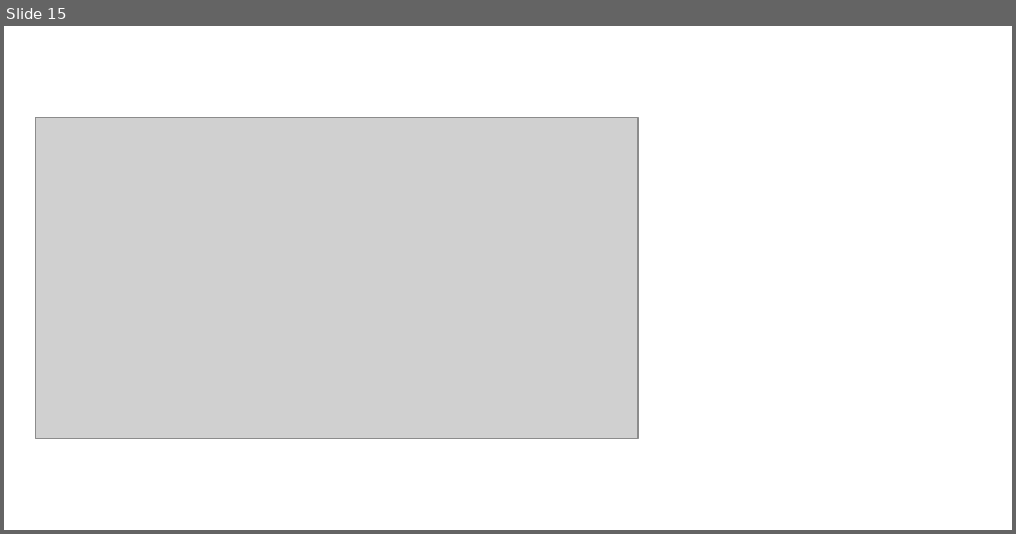
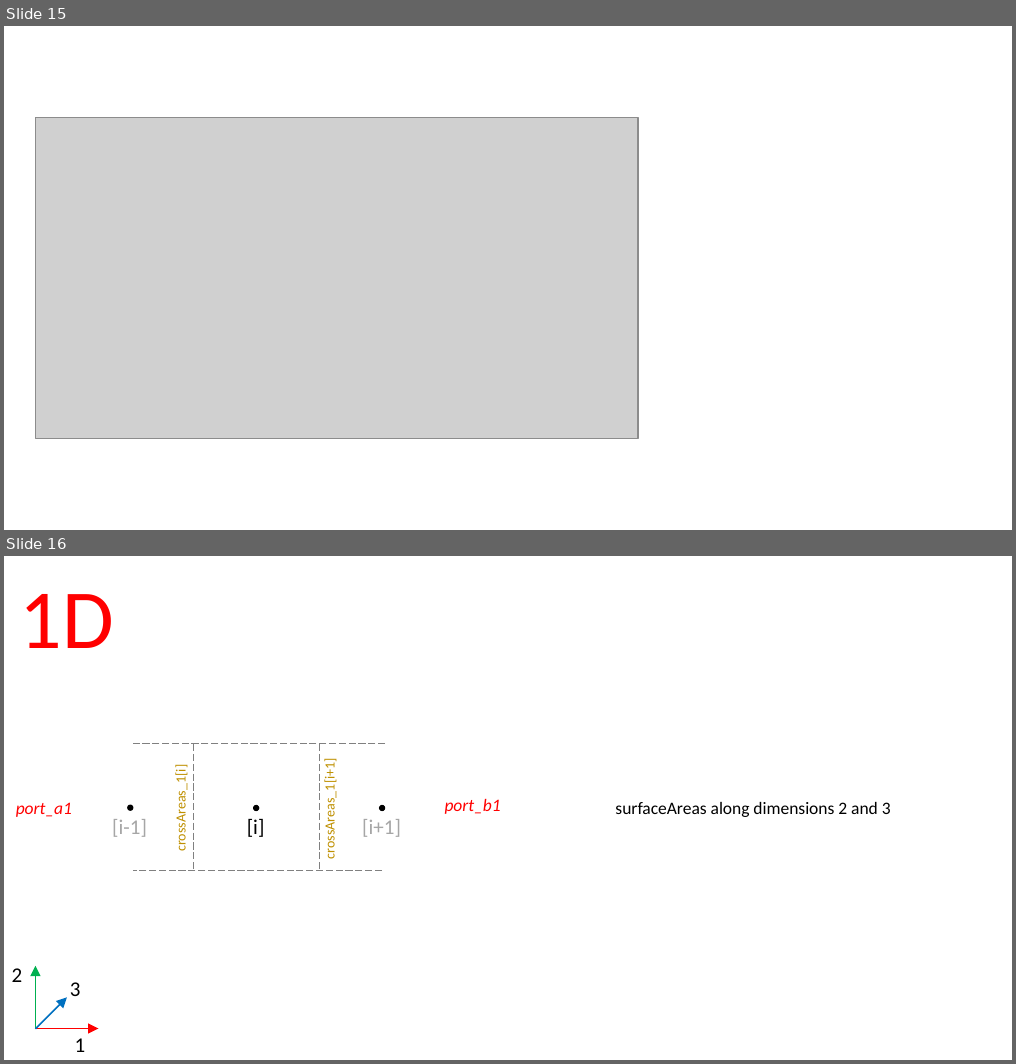
Before and after one commit to ORNL-Modelica/TRANSFORM-Library, a slide deck: TRANSFORM/Resources/Images/Information.pptm. Shown one above the other, each under a label of ours: slide 15 before the commit, slides 15 and 16 after it. The pictures are 1016x534 and 1016x1064 pixels, drawn with LibreOffice and Linux fonts; fonts in the diff are those of the drawing; grey boxes stand for pictures. Boxes give left, top, right and bottom in pixels: in the first picture for what was removed or moved away, otherwise in the second. Text is boxed around its words. In the diff, an @@ line names an element or a change of style, - is before the commit and + after.

```diff
--- a/TRANSFORM/Resources/Images/Information.pptm
+++ b/TRANSFORM/Resources/Images/Information.pptm
@@ slide 16 added at (4, 556, 1012, 1060), background #FFFFFF @@
@@ text added at (20, 594, 114, 648), 48 pt, text #FF0000 @@
+1D
@@ line added from (386, 744) to (130, 744), #808080 0.5 pt dashed @@
@@ line added from (193, 744) to (193, 870), #808080 0.5 pt dashed @@
@@ line added from (319, 744) to (319, 870), #808080 0.5 pt dashed @@
@@ text added at (172, 773, 189, 850), 8 pt, text #BF9000 @@
+crossAreas_1[i]
@@ text added at (321, 769, 338, 856), 8 pt, text #BF9000 @@
+crossAreas_1[i+1]
@@ text added at (16, 802, 72, 817), 10 pt, text #FF0000, italic @@
+port_a1
@@ text added at (112, 819, 147, 837), 12 pt, text #A6A6A6 @@
+[i-1]
@@ ellipse added at (127, 804, 134, 811), fill #000000 @@
@@ text added at (247, 819, 265, 837), 12 pt, text #000000 @@
+[i]
@@ ellipse added at (253, 805, 260, 812), fill #000000 @@
@@ text added at (362, 819, 401, 837), 12 pt, text #A6A6A6 @@
+[i+1]
@@ ellipse added at (379, 805, 386, 812), fill #000000 @@
@@ text added at (445, 799, 501, 814), 10 pt, text #FF0000, italic @@
+port_b1
@@ text added at (615, 802, 891, 817), 10 pt, text #000000 @@
+surfaceAreas along dimensions 2 and 3
@@ line added from (382, 870) to (134, 870), #808080 0.5 pt dashed @@
@@ group added at (12, 966, 98, 1052): 3 arrows, 3 texts @@
+1
+2
+3
```
Also in this commit, not shown: 2 other slides added, 24 other files.
